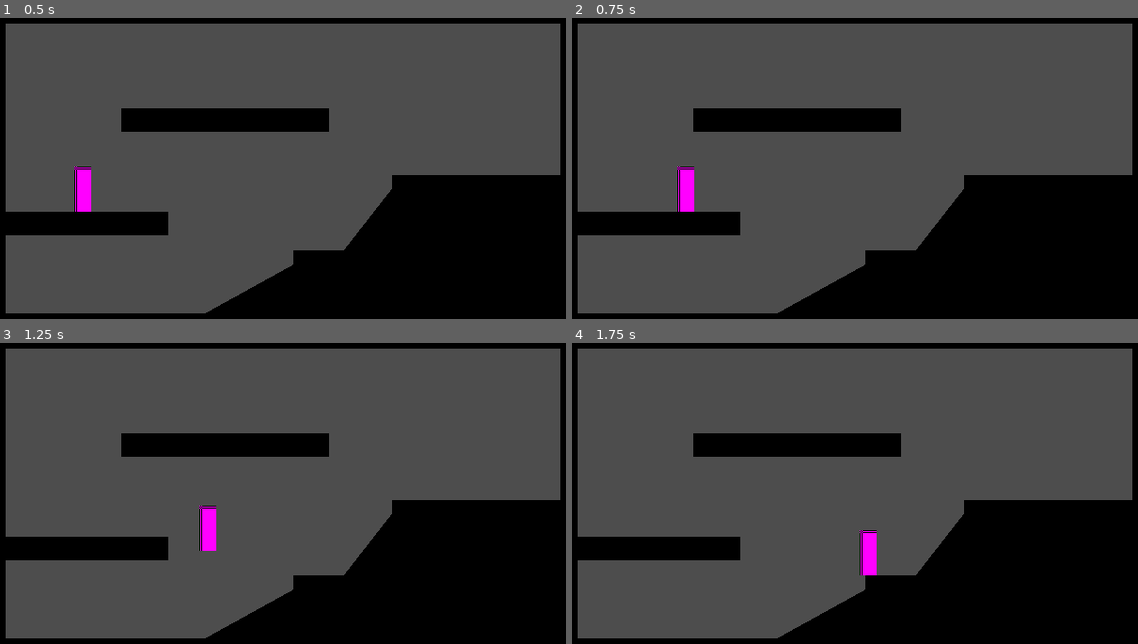
Above: before the commit, frames 1-4 (two rows, left to right).
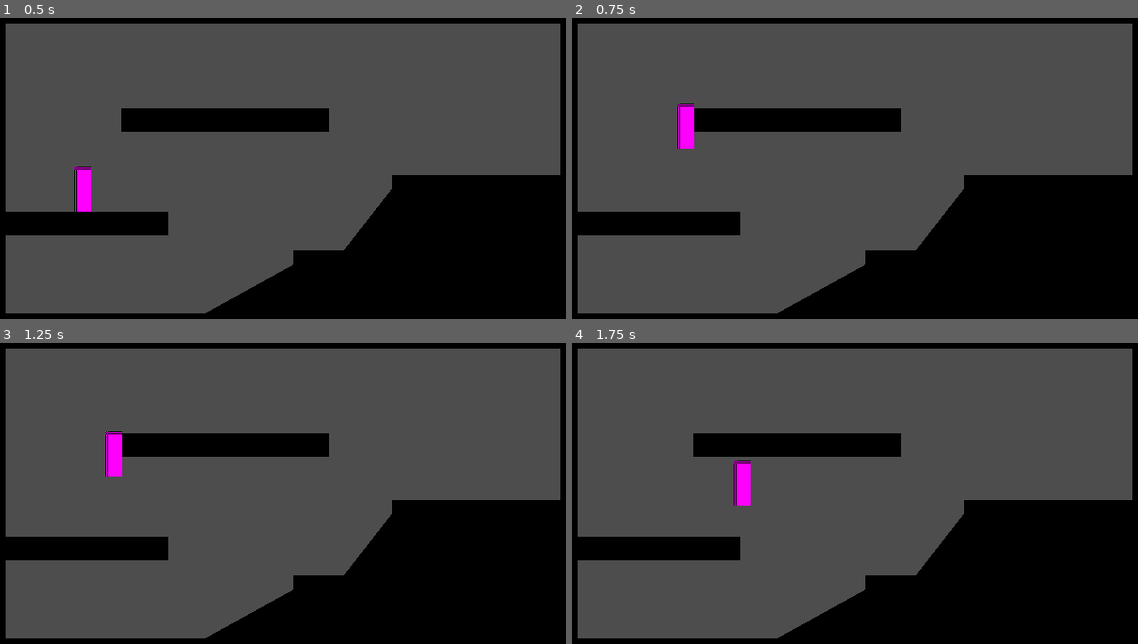
Above: after the commit, the same moments.

Repository: MyrChRya2/Endless-Regret
Game: Godot game, scene res://playground.tscn
The game is run twice, just before and just after one commit, with the same random seed, the same clock (stepped at 60 frames per second) and the same inputs.
Inputs:
- Up to frame 1 (0.5 s): no input
- Up to frame 2 (0.75 s): hold D (move_right) from 0.53 s (still down); hold Space (jump) from 0.53 s (still down)
- Up to frame 3 (1.25 s): keep holding D (move_right); keep holding Space (jump)
- Up to frame 4 (1.75 s): keep holding D (move_right); release Space (jump) at 1.28 s; tap S (look_down) at 1.35 s; tap Space (jump) at 1.52, 1.55 s

Frame 1 is identical in both runs. In frame 2, 0.9% of the frame differs, in the area x 18-22%, y 28-65%; in frame 3, 0.9%; in frame 4, 0.9%.

Commit message:
Rebuild the state changing func
重构了状态机切换的方式，跳跃功能需要调整，待机、奔跑等持续性状态机切换需需要优化

Diff:
--- a/player/scripts/player.gd
+++ b/player/scripts/player.gd
@@ -19,6 +19,8 @@
 # 移速倍率表
 var move_speed_modifiers: Array[float] = [DEFAULT_MOVE_SPEED_MULTIPLIER]
 
+# 可跳跃
+var CAN_JUMP:bool = false
 # 默认跳跃高度
 const defult_jump_height: float = 100.0
 # 默认跳高倍率
@@ -50,12 +52,24 @@
 func  _ready() -> void:
 	# 初始化 states
 	initialize_states()
+	CAN_JUMP = true
 	pass
 
 
 func _unhandled_input(event: InputEvent) -> void:
-	change_state(current_state.handle_input(event))
+	#region /// 一次性输入
+	# 跳跃
+	if event.is_action("jump"):
+		if is_on_floor() or coyote_timer > 0.0 or remaining_jumps >0 or CAN_JUMP:
+			change_state(get_node("States/Jump"))
+			return
+	## 其他一次性动作
+	# if event.is_action("示例状态机")
+		# if 状态机可用条件
+		# pass
+	change_state(current_state.handle_input(event)) # 如果所有输入都在这里统一处理，状态中的 handle_input 可以简化或移除。
 	pass
+	#endregion
 
 
 func _process(_delta: float) -> void:
@@ -66,14 +80,11 @@
 
 func _physics_process(_delta: float) -> void:
 	# 全局计时维护
-	var coyote_timer_is_tick_tock:bool = false
 	if is_on_floor():
 		coyote_timer = coyote_time
 		remaining_jumps = max_extra_jumps
-	elif not is_jumping:
+	else:
 		coyote_timer =max(0.0, coyote_timer - _delta)
-		coyote_timer_is_tick_tock = true
-
 
 	# 重力
 	velocity.y += gravity * _delta
--- a/player/states/idle.gd
+++ b/player/states/idle.gd
@@ -29,8 +29,4 @@
 
 # 在 state 中 每个 phusics process tick 会发生什么？
 func physics_process(_delta: float) -> PlayerState:
-	if Input.get_axis("move_left", "move_right") != 0.0:
-		return get_node("../Run")
-	if Input.is_action_just_pressed("jump"):
-		return get_node("../Jump")
 	return null
--- a/player/states/jump.gd
+++ b/player/states/jump.gd
@@ -1,7 +1,7 @@
 @icon("res://player/states/state.svg")
 class_name PlayerStateJump extends PlayerState
 
-var used_grounded_jump: bool = false
+var is_grounded_jump: bool = false
 
 #region /// reference
 ## Called when the node enters the scene tree for the first time.
@@ -24,10 +24,10 @@
 func enter() -> void:
 	print("enter ", name)
 	if player.is_on_floor() or player.coyote_timer > 0.0:
-		used_grounded_jump = true
+		is_grounded_jump = true
 		player.coyote_timer = 0.0
 	else:
-		used_grounded_jump = false
+		is_grounded_jump = false
 		player.remaining_jumps = max(0, player.remaining_jumps - 1)
 	var jump_velocity := sqrt(2 * player.gravity * player._get_effective_jump_height())
 	player.velocity.y = -jump_velocity
@@ -54,9 +54,16 @@
 	# 跳跃截断
 	if player.is_jumping and not Input.is_action_pressed("jump") and player.velocity.y < 0.0:
 		player.velocity.y *= player.jump_cut_multiplier
-		player.is_jumping = true
+		player.is_jumping = false
+
+		if player.remaining_jumps >0:
+			print("remaining jumps is", player.remaining_jumps, "left")
+		else:
+			print("remaining jumps done")
 	# 落地检测
 	if player.is_on_floor():
+		player.coyote_timer = player.coyote_time
+		player.is_jumping = false
 		return get_node("../Idle")
 
 	var move_input := Input.get_axis("move_left", "move_right")
--- a/player/states/run.gd
+++ b/player/states/run.gd
@@ -32,10 +32,5 @@
 	var move_input := Input.get_axis("move_left", "move_right")
 	player.velocity.x = move_input * player._get_effective_move_speed()
 
-	if move_input == 0:
-		return get_node("../Idle")
-
-	if Input.is_action_just_pressed("jump"):
-		return get_node("../Jump")
 
 	return null
